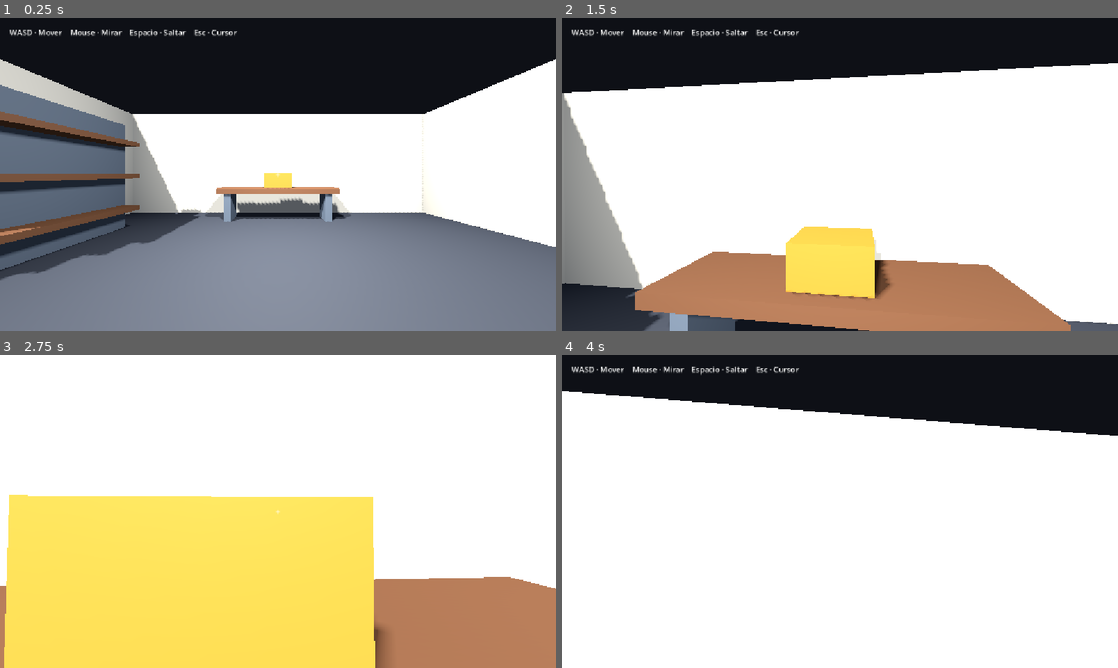
Above: before the commit, frames 1-4 (two rows, left to right).
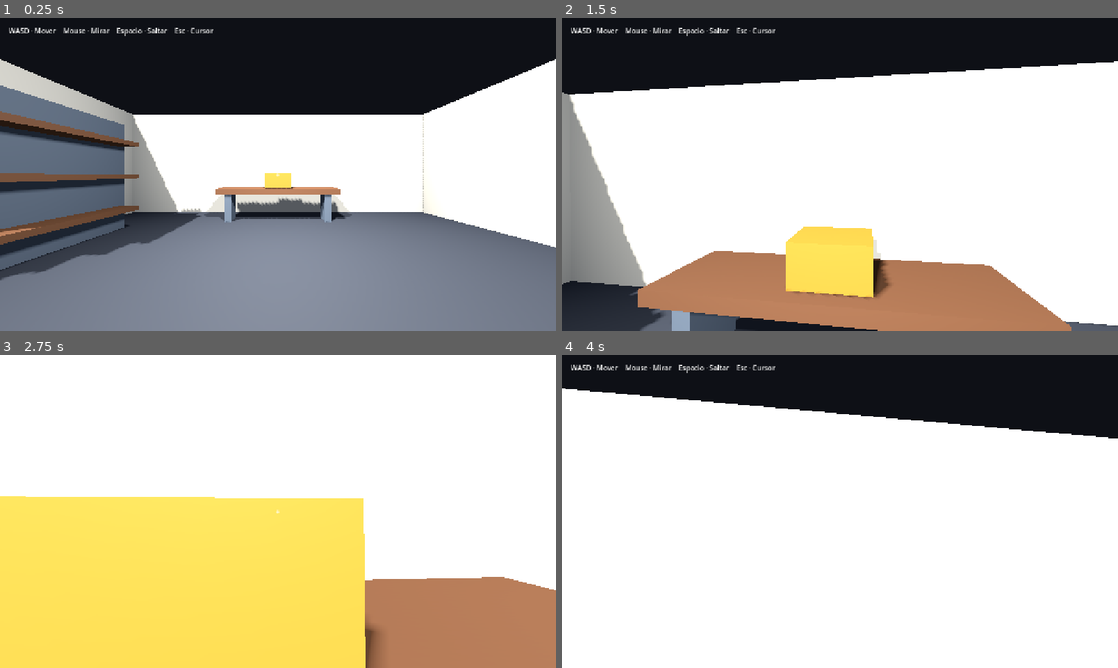
Above: after the commit, the same moments.

Repository: IDozy/starlightlegacy
Game: Godot game, scene res://scenes/main/main.tscn
Two runs of this game, one before a commit and one after it. Both use one fixed random seed, a clock stepped at 60 frames per second and the inputs below. Before the commit the project has no main scene; this scene is started directly in both runs.
Inputs (mouse positions are in pixels of both pictures, inside the frame that each line leads up to):
- Up to frame 1 (0.25 s): no input
- Up to frame 2 (1.5 s): tap Enter at 0.5 s; move the mouse to (867, 174) at 0.52 s; hold W from 0.53 s (still down); tap Space at 0.77 s; move the mouse to (812, 174) at 1.27 s
- Up to frame 3 (2.75 s): keep holding W; tap Space at 1.52 s; move the mouse to (289, 505) at 2.02 s
- Up to frame 4 (4 s): keep holding W; tap Space at 2.75, 3.02, 3.77 s; move the mouse to (834, 517) at 2.77 s; move the mouse to (878, 514) at 3.52 s

The runs differ from the first frame. In frame 1, 1.7% of the frame differs, in the area x 0-100%, y 2-84%; in frame 2, 2.4%, in the area x 0-100%, y 2-100%; in frame 3, 1.9%; in frame 4, 1.0%.

Commit message:
chore: configure playable main scene

Diff:
--- a/project.godot
+++ b/project.godot
@@ -11,11 +11,14 @@
 [application]
 
 config/name="Starlight Legacy"
+run/main_scene="res://scenes/main/main.tscn"
 config/features=PackedStringArray("4.7", "GL Compatibility")
 config/icon="res://icon.svg"
 
 [display]
 
+window/size/viewport_width=1280
+window/size/viewport_height=720
 window/stretch/mode="canvas_items"
 window/stretch/aspect="expand"
 
